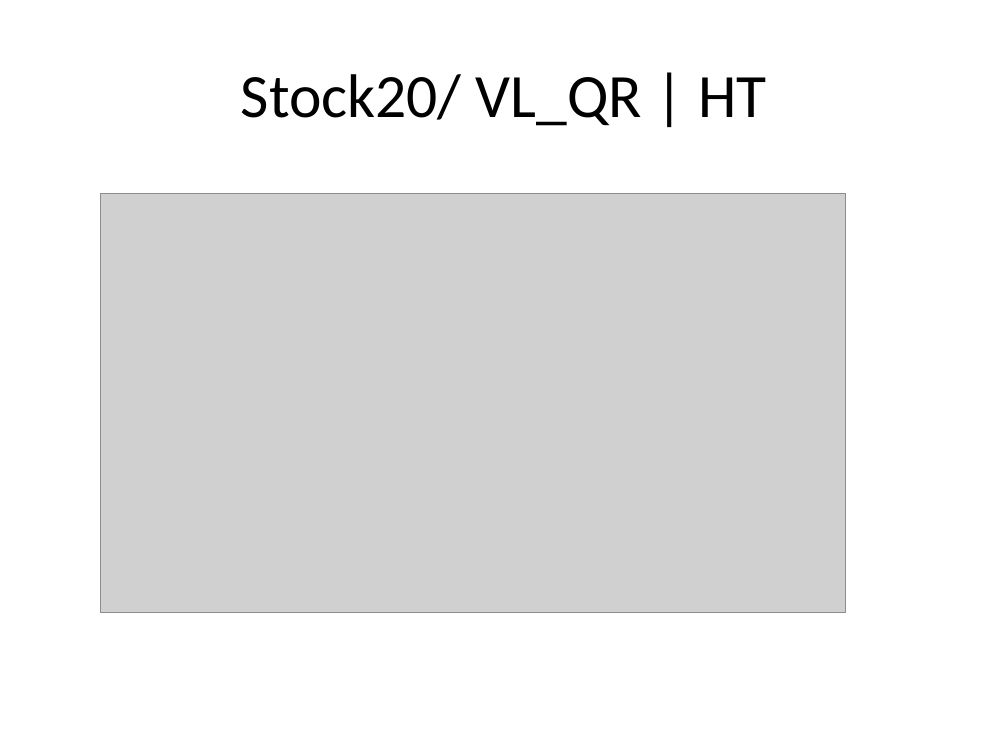
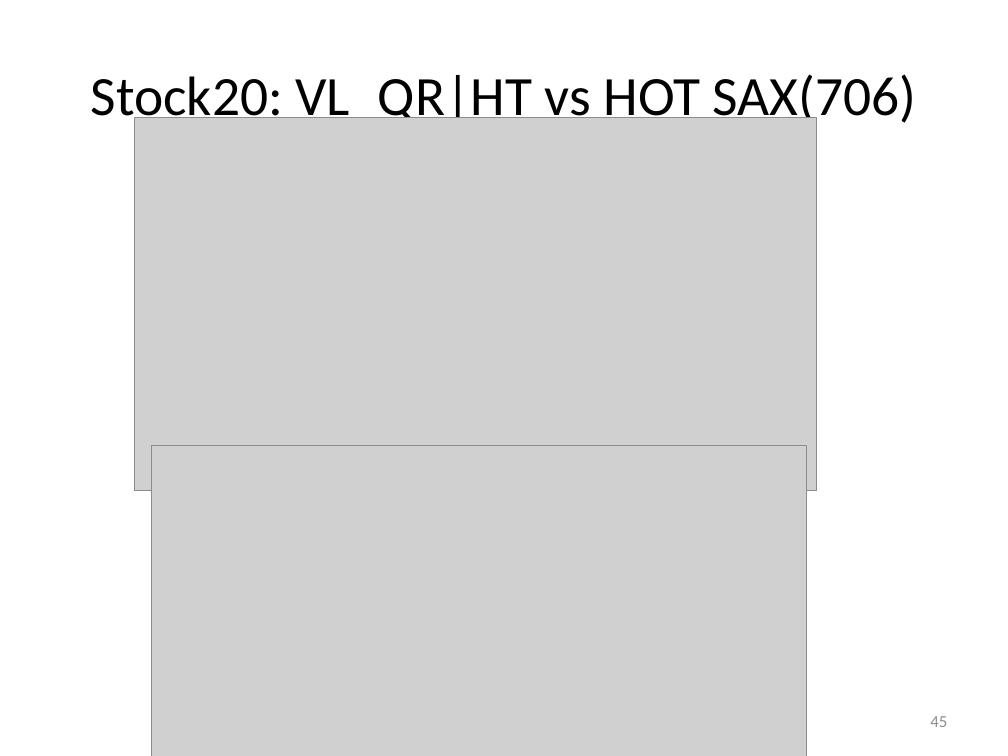
Before and after one commit to vyngo/caohoc-project-name, a slide deck: slide 45 of Report/pre.pptx (slide 50 before the commit). Drawn at 1008x756 pixels with LibreOffice and Linux fonts; fonts in the diff are those of the drawing; grey boxes stand for pictures. Boxes give left, top, right and bottom in pixels: in the first picture for what was removed or moved away, otherwise in the second. Text is boxed around its words. In the diff, an @@ line names an element or a change of style, - is before the commit and + after.

```diff
--- a/Report/pre.pptx
+++ b/Report/pre.pptx
@@ title at [91, 74, 917, 129]: text changed; size 44 to 39.6 pt @@
-Stock20/ VL_QR | HT
+Stock20: VL_QR|HT vs HOT SAX(706)
@@ picture: place and size @@
-picture at [101, 194, 845, 613]
+picture at [134, 118, 816, 491]
@@ picture added at [151, 446, 806, 756] @@
@@ page number added at [930, 716, 947, 727], 12 pt, text #8C8C8C @@
+45
```
Also in this commit, not shown: 27 other slides changed, 9 slides added, 12 slides removed, 1 other file.
